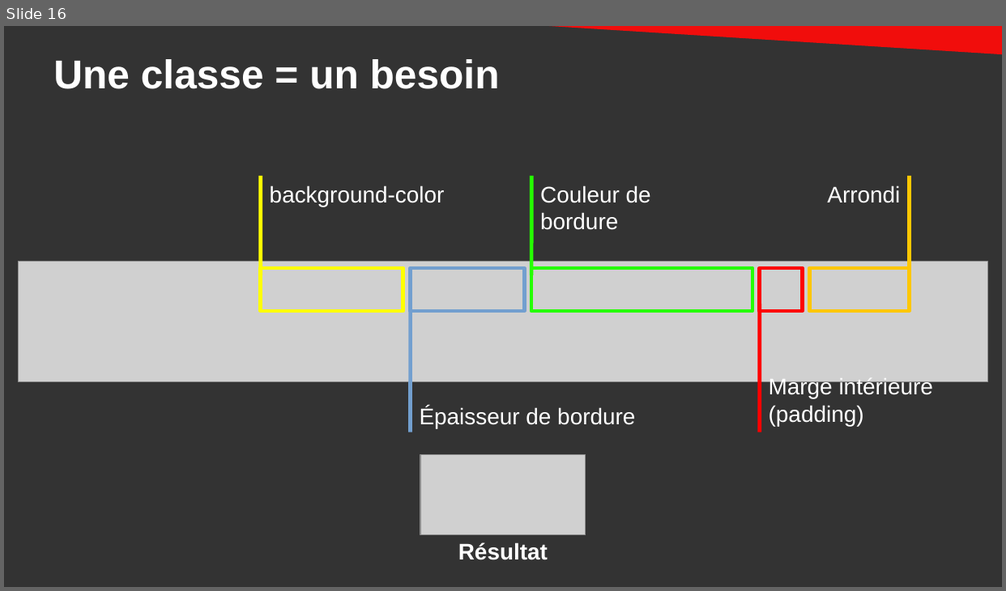
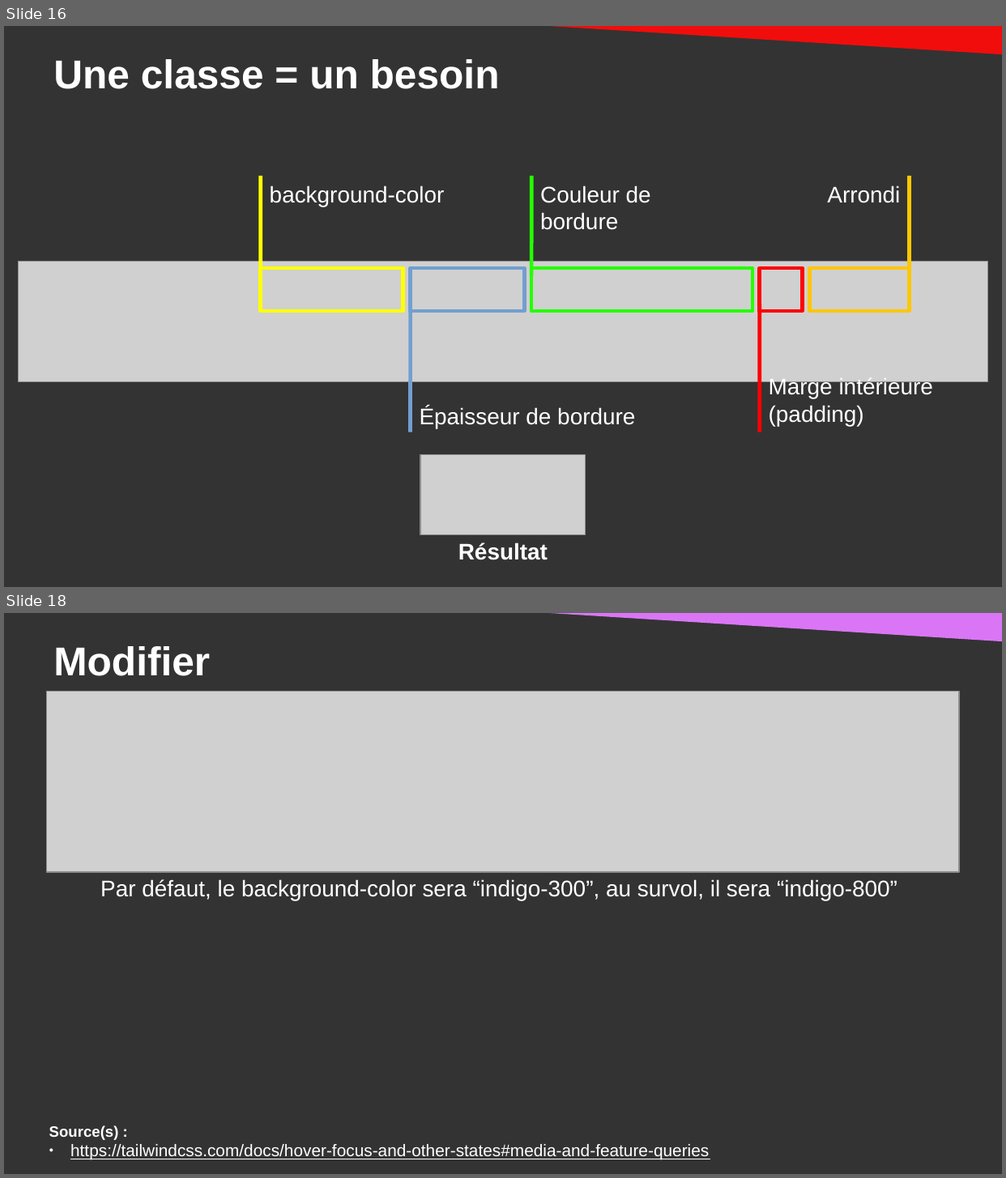
Before and after one commit to DanYellow/cours, a slide deck: integration-web-s2/cours-magistraux/numero-1/presentation.odp. Shown one above the other, each under a label of ours: slide 16 before the commit, slides 16 and 18 after it; the slides between them are not shown. The pictures are 1006x591 and 1006x1178 pixels, drawn with LibreOffice and Linux fonts; fonts in the diff are those of the drawing; grey boxes stand for pictures. Boxes give left, top, right and bottom in pixels: in the first picture for what was removed or moved away, otherwise in the second. Text is boxed around its words. In the diff, an @@ line names an element or a change of style, - is before the commit and + after.

```diff
--- a/integration-web-s2/cours-magistraux/numero-1/presentation.odp
+++ b/integration-web-s2/cours-magistraux/numero-1/presentation.odp
@@ slide 18 added at [4, 613, 1002, 1174], background #333333 @@
@@ right triangle added at [486, 613, 1002, 642], fill #DA76F5 @@
@@ title added at [53, 646, 210, 676], 32 pt, text #FFFFFF, bold @@
+Modifier
@@ picture added at [47, 692, 959, 873] @@
@@ text added at [100, 879, 897, 901], 18 pt, text #FFFFFF @@
+Par défaut, le background-color sera “indigo-300”, au survol, il sera “indigo-800”
@@ text added at [49, 1126, 709, 1161], 13.4 pt, text #FFFFFF, underline @@
+Source(s) :
+● https://tailwindcss.com/docs/hover-focus-and-other-states#media-and-feature-queries
```
Also in this commit, not shown: 1 slide changed, 1 other slide added, 1 other file.
